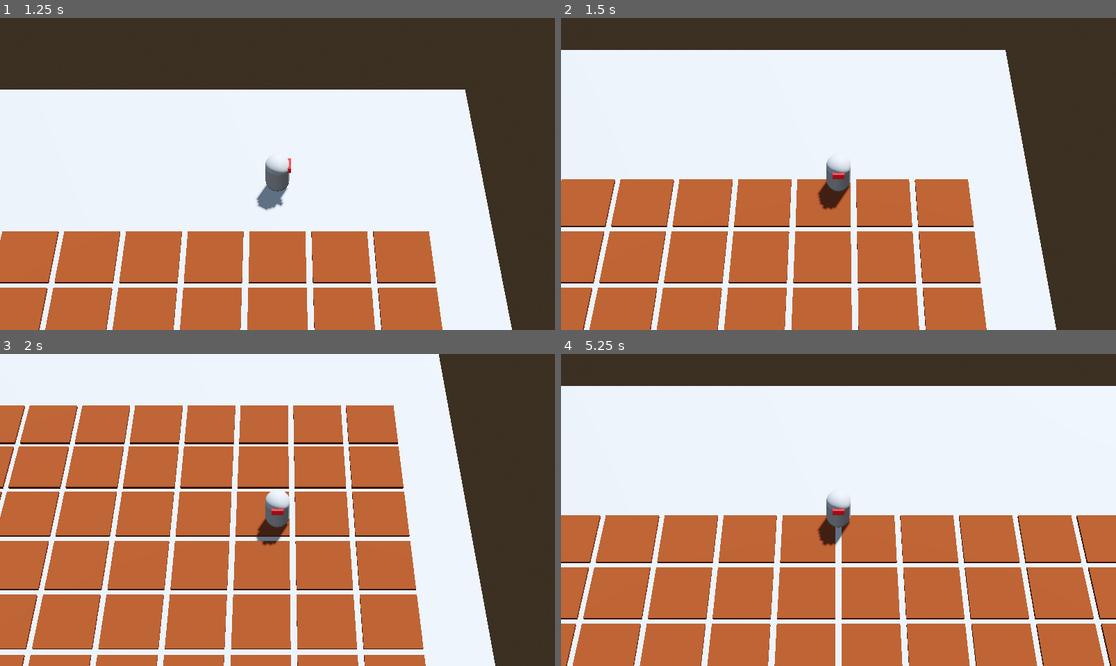
Above: before the commit, frames 1-4 (two rows, left to right).
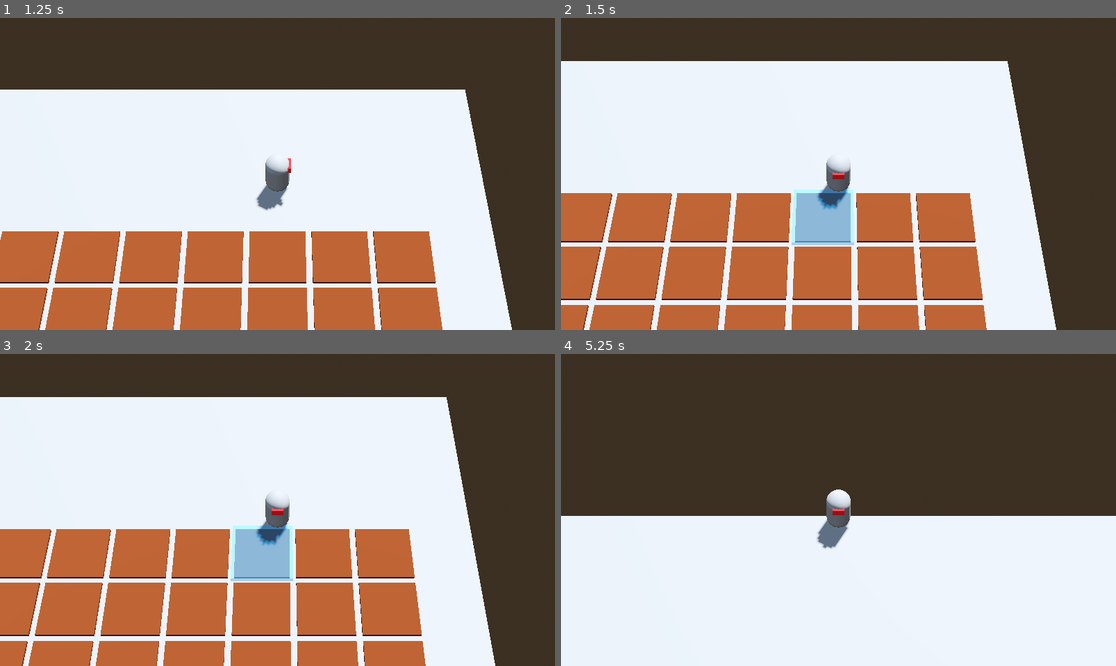
Above: after the commit, the same moments.

Repository: CarolineRoemer1998/KC-GMTK-24
Game: Godot game, scene res://Scenes/farm.tscn
Same seed, same stepped clock (60 frames per second), same inputs: the game is played once before the commit and once after it.
Inputs:
- Up to frame 1 (1.25 s): tap Enter at 0.5 s; hold D (right) from 0.53 s (still down)
- Up to frame 2 (1.5 s): release D (right) at 1.28 s; hold S (down) from 1.28 s (still down)
- Up to frame 3 (2 s): keep holding S (down)
- Up to frame 4 (5.25 s): release S (down) at 2.03 s; hold D (right) 2.03-2.78 s; hold W (up) 2.78-3.53 s; hold A (left) 3.53-5.03 s; hold S (down) from 5.03 s (still down)

Frame 1 is identical in both runs. In frame 2, 12% of the frame differs, in the area x 0-81%, y 10-100%; in frame 3, 44%; in frame 4, 83%, in the area x 0-100%, y 10-100%.

Commit message:
Highlight Objects when detected
Co-Authored-By: T4NT1N <32192242+T4NT1N@users.noreply.github.com>

Diff:
--- a/Objects/Crop Area/FieldSmall.tscn
+++ b/Objects/Crop Area/FieldSmall.tscn
@@ -13,8 +13,10 @@
 [sub_resource type="BoxMesh" id="BoxMesh_kgyy3"]
 size = Vector3(1, 0.2, 1)
 
+[sub_resource type="BoxShape3D" id="BoxShape3D_i0wox"]
+size = Vector3(0.5, 0.1, 0.5)
+
 [node name="FieldSmall" type="StaticBody3D"]
-collision_layer = 4
 
 [node name="MeshInstance3D" type="MeshInstance3D" parent="."]
 material_override = ExtResource("1_wkwga")
@@ -27,3 +29,9 @@
 visible = false
 material_override = ExtResource("2_q0he5")
 mesh = SubResource("BoxMesh_kgyy3")
+
+[node name="DetectableArea" type="Area3D" parent="."]
+collision_layer = 4
+
+[node name="DetectionCollider" type="CollisionShape3D" parent="DetectableArea"]
+shape = SubResource("BoxShape3D_i0wox")
--- a/Player/ObjectDetector.gd
+++ b/Player/ObjectDetector.gd
@@ -1,6 +1,8 @@
 extends Area3D
 
 @onready var collision_shape_3d: CollisionShape3D = $CollisionShape3D
+
+var current_detected = null
 
 # Called when the node enters the scene tree for the first time.
 func _ready() -> void:
@@ -12,5 +14,16 @@
 	pass
 
 
-func _on_body_entered(body: Node3D) -> void:
-		print(body.name)
+func _on_area_entered(area: Area3D) -> void:
+	print(area.name)
+	current_detected = area
+	for child in area.get_parent().get_children():
+		if child.name == "Highlight":
+			child.visible = true
+
+
+func _on_area_exited(area: Area3D) -> void:
+	current_detected = null
+	for child in area.get_parent().get_children():
+		if child.name == "Highlight" and child.visible == true:
+			child.visible = false
--- a/Player/player.tscn
+++ b/Player/player.tscn
@@ -14,7 +14,7 @@
 size = Vector3(0.2, 0.13, 0.2)
 
 [sub_resource type="BoxShape3D" id="BoxShape3D_fk28e"]
-size = Vector3(0.5, 0.25, 0.5)
+size = Vector3(0.2, 0.25, 0.4)
 
 [sub_resource type="ConcavePolygonShape3D" id="ConcavePolygonShape3D_i2xga"]
 data = PackedVector3Array(0, 0.4, 0, 0, 0.4, 0, 0, 0.397, -0.0347, 0, 0.4, 0, -0.0034, 0.397, -0.0346, 0, 0.397, -0.034 …(246986 unchanged characters)…
@@ -34,16 +34,17 @@
 
 [node name="ObjectDetector" type="Area3D" parent="Body"]
 transform = Transform3D(1, 0, 0, 0, 1, 0, 0, 0, 1, 0, -0.448518, 0)
-collision_layer = 7
-collision_mask = 7
+collision_layer = 2
+collision_mask = 4
 script = ExtResource("2_e3h3e")
 
 [node name="CollisionShape3D" type="CollisionShape3D" parent="Body/ObjectDetector"]
-transform = Transform3D(1, 0, 0, 0, 1, 0, 0, 0, 1, 0, 0.125, -0.25)
+transform = Transform3D(1, 0, 0, 0, 1, 0, 0, 0, 1, 0, 0.125, -0.3)
 shape = SubResource("BoxShape3D_fk28e")
 
 [node name="CollisionShape3D" type="CollisionShape3D" parent="."]
 transform = Transform3D(1, 0, 0, 0, 1, 0, 0, 0, 1, 0, 0.4, 0)
 shape = SubResource("ConcavePolygonShape3D_i2xga")
 
-[connection signal="body_entered" from="Body/ObjectDetector" to="Body/ObjectDetector" method="_on_body_entered"]
+[connection signal="area_entered" from="Body/ObjectDetector" to="Body/ObjectDetector" method="_on_area_entered"]
+[connection signal="area_exited" from="Body/ObjectDetector" to="Body/ObjectDetector" method="_on_area_exited"]
Not shown: 1 places in Objects/Crop Area/FieldSmall.tscn that only renumber resources
